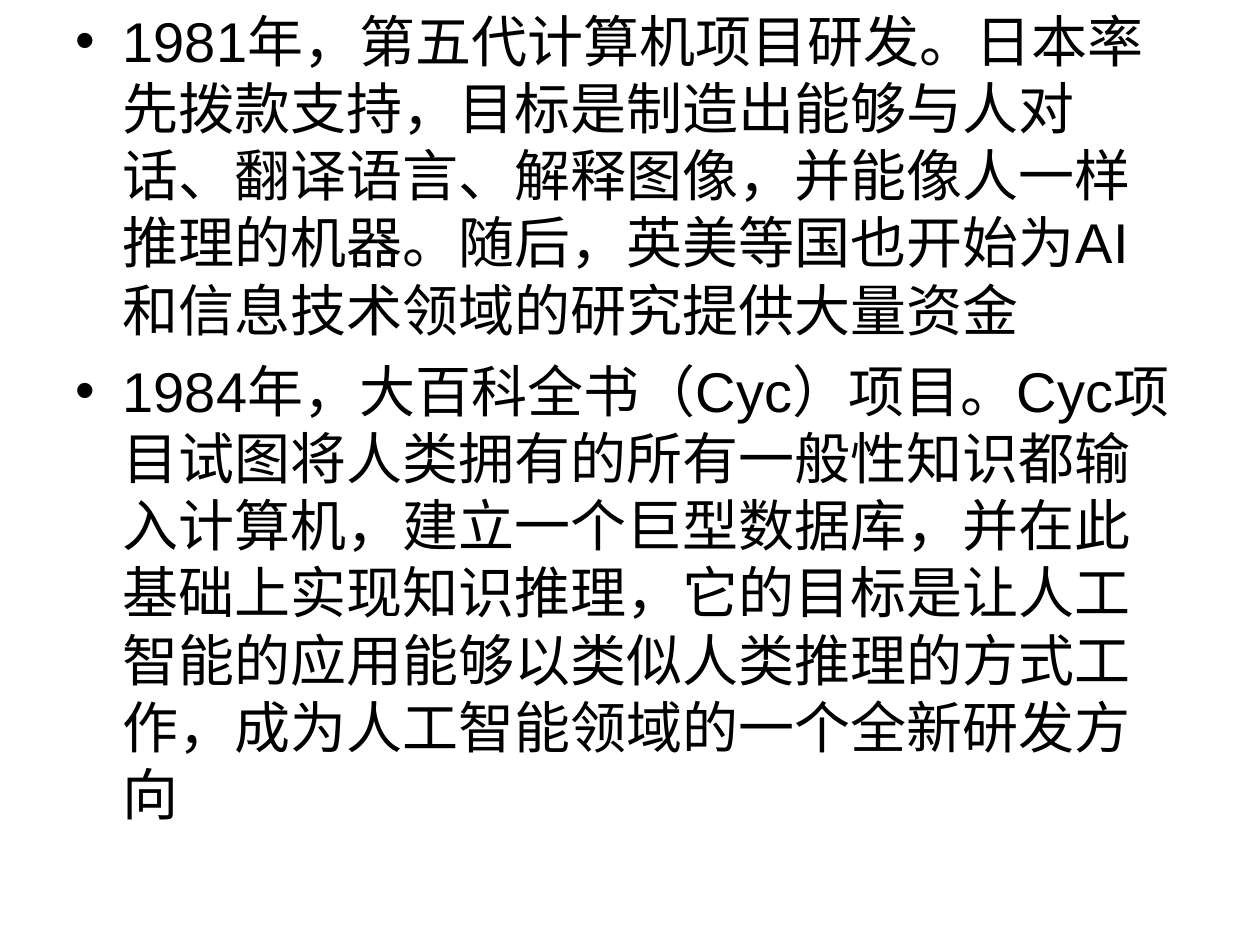
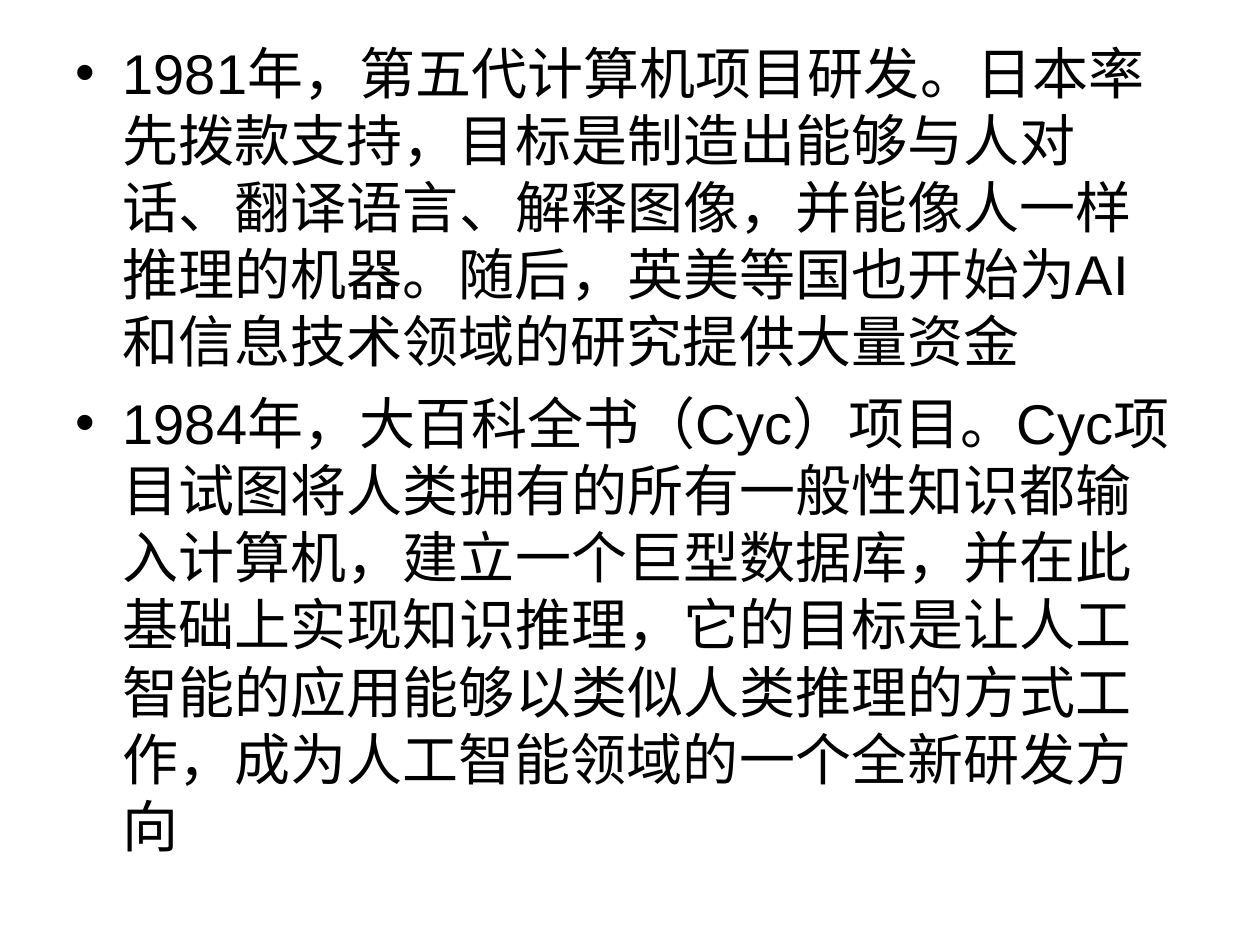
Before and after one commit to zhijie-ai/RL, a slide deck: slide 11 of rl-rec-practice/topk/code/AI的过去现在及未来.ppt (slide 9 before the commit). Drawn at 1260x945 pixels with LibreOffice and Linux fonts; fonts in the diff are those of the drawing. Boxes give left, top, right and bottom in pixels: in the first picture for what was removed or moved away, otherwise in the second. Text is boxed around its words. In the diff, an @@ line names an element or a change of style, - is before the commit and + after.

```diff
--- a/rl-rec-practice/topk/code/AI的过去现在及未来.ppt
+++ b/rl-rec-practice/topk/code/AI的过去现在及未来.ppt
@@ text "1981年，第五代计算机项目研发。日本率先拨款支持，目标是制造出能够与人对话、翻译语言、解释图像，并能像人一样推理的机器 ...": place and size @@
-text "1981年，第五代计算机项目研发。日本率先拨款支持，目标是制造出能够与人对话、翻译语言、解释图像，并能像人一样推理的机器 ..." at (123,17,1170,820)
+text "1981年，第五代计算机项目研发。日本率先拨款支持，目标是制造出能够与人对话、翻译语言、解释图像，并能像人一样推理的机器 ..." at (123,49,1170,852)
```
Also in this commit, not shown: 7 other slides changed, 19 slides added, 1 slide removed, 8 other files.
